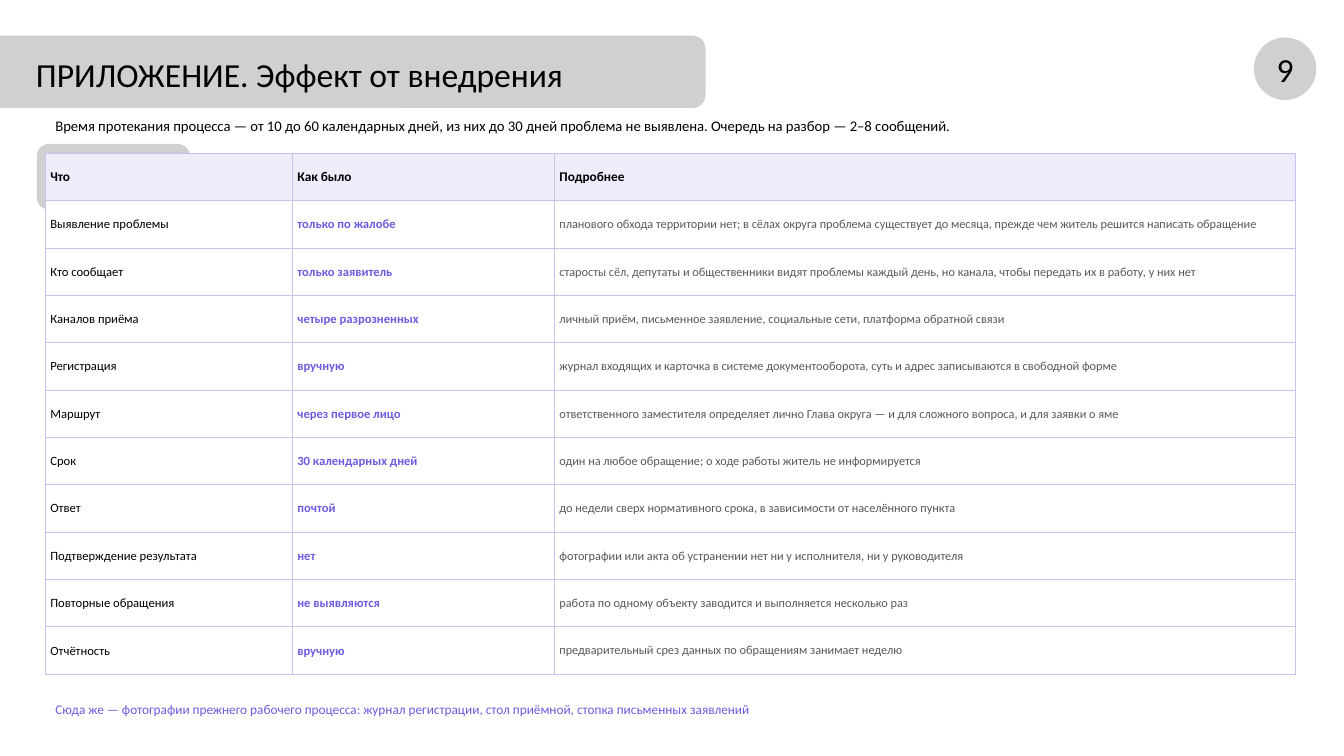
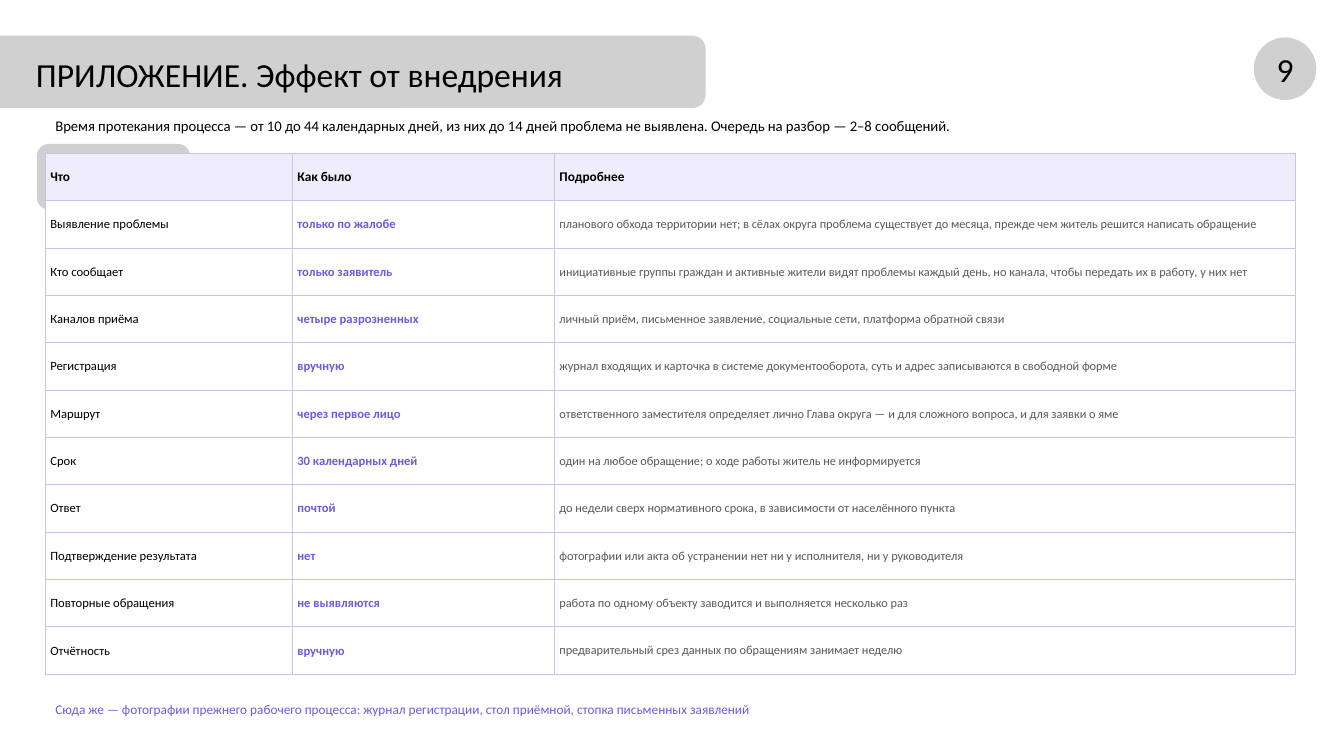
Before and after one commit to NiceGenn/Team-28-progress, a slide deck: slide 10 of файлы/prezentaciya-chernovik.pptx. Drawn at 1344x756 pixels with LibreOffice and Linux fonts; fonts in the diff are those of the drawing; grey boxes stand for pictures. Boxes give left, top, right and bottom in pixels: in the first picture for what was removed or moved away, otherwise in the second. Text is boxed around its words. In the diff, an @@ line names an element or a change of style, - is before the commit and + after.

```diff
--- a/файлы/prezentaciya-chernovik.pptx
+++ b/файлы/prezentaciya-chernovik.pptx
@@ text at [55, 121, 950, 134]: text changed @@
-Время протекания процесса — от 10 до 60 календарных дней, из них до 30 дней проблема не выявлена. Очередь на разбор — 2–8 сообщений.
+Время протекания процесса — от 10 до 44 календарных дней, из них до 14 дней проблема не выявлена. Очередь на разбор — 2–8 сообщений.
@@ table at [45, 153, 1296, 675] @@
-row 3, column 3: старосты сёл, депутаты и общественники видят проблемы каждый день, но канала, чтобы передать их в работу, у них нет
+row 3, column 3: инициативные группы граждан и активные жители видят проблемы каждый день, но канала, чтобы передать их в работу, у них нет
```
Also in this commit, not shown: 8 other slides changed, 19 other files.
